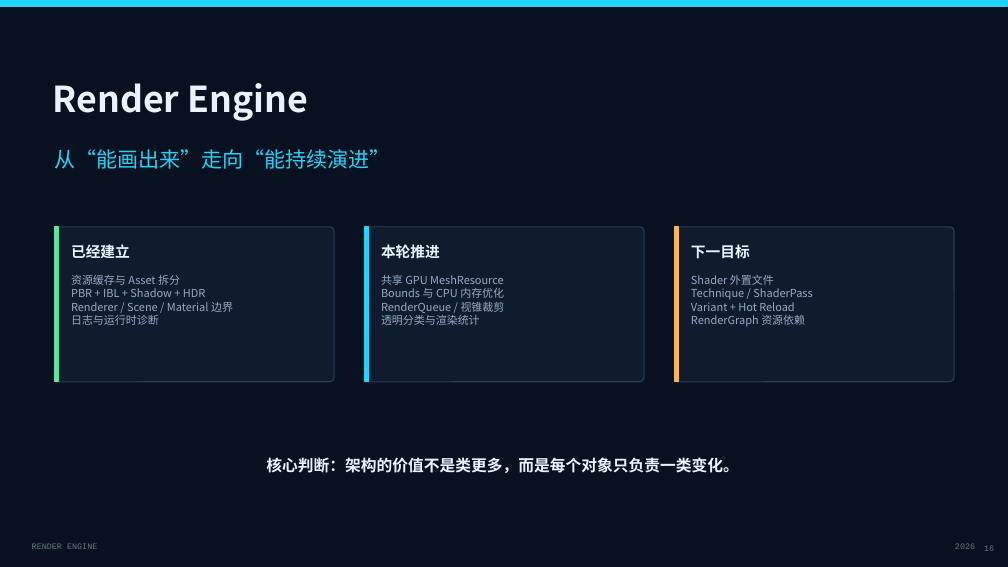
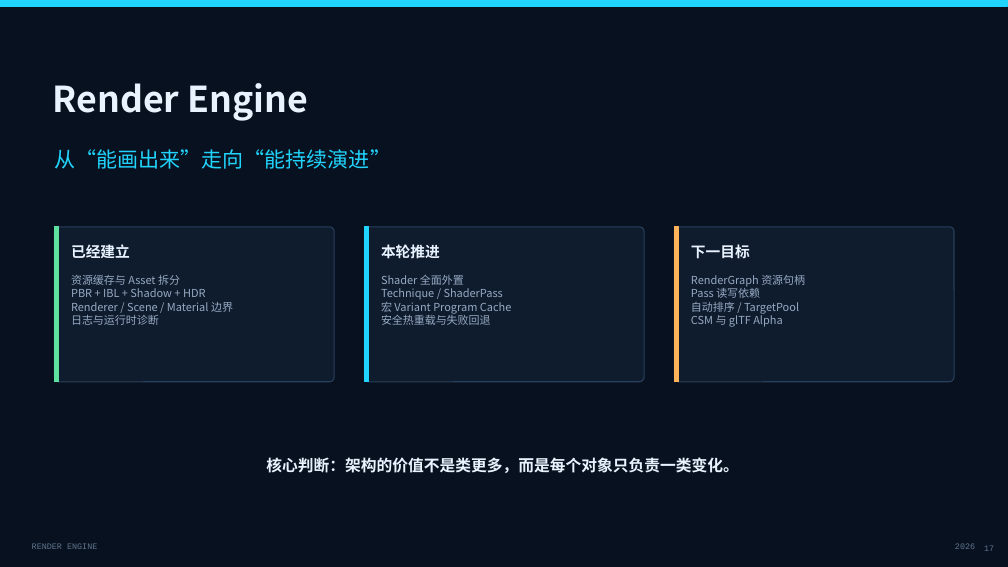
Before and after one commit to liurirui/rendering-engine, a slide deck: slide 17 of docs/RenderEngine_Project_Overview.pptx (slide 16 before the commit). Drawn at 1008x567 pixels with LibreOffice and Linux fonts; fonts in the diff are those of the drawing. Boxes give left, top, right and bottom in pixels: in the first picture for what was removed or moved away, otherwise in the second. Text is boxed around its words. In the diff, an @@ line names an element or a change of style, - is before the commit and + after.

Commit message:
外置 Shader 并引入 Technique、Variant 与安全热重载

```diff
--- a/docs/RenderEngine_Project_Overview.pptx
+++ b/docs/RenderEngine_Project_Overview.pptx
@@ text at [381,275,511,325]: text changed @@
-共享 GPU MeshResource
-Bounds 与 CPU 内存优化
-RenderQueue / 视锥裁剪
-透明分类与渲染统计
+Shader 全面外置
+Technique / ShaderPass
+宏 Variant Program Cache
+安全热重载与失败回退
@@ text at [691,275,805,327]: text changed @@
-Shader 外置文件
-Technique / ShaderPass
-Variant + Hot Reload
-RenderGraph 资源依赖
+RenderGraph 资源句柄
+Pass 读写依赖
+自动排序 / TargetPool
+CSM 与 glTF Alpha
@@ page number at [984,546,994,551]: text changed @@
-16
+17
```
Also in this commit, not shown: 3 other slides changed, 1 slide added, 18 other files.
